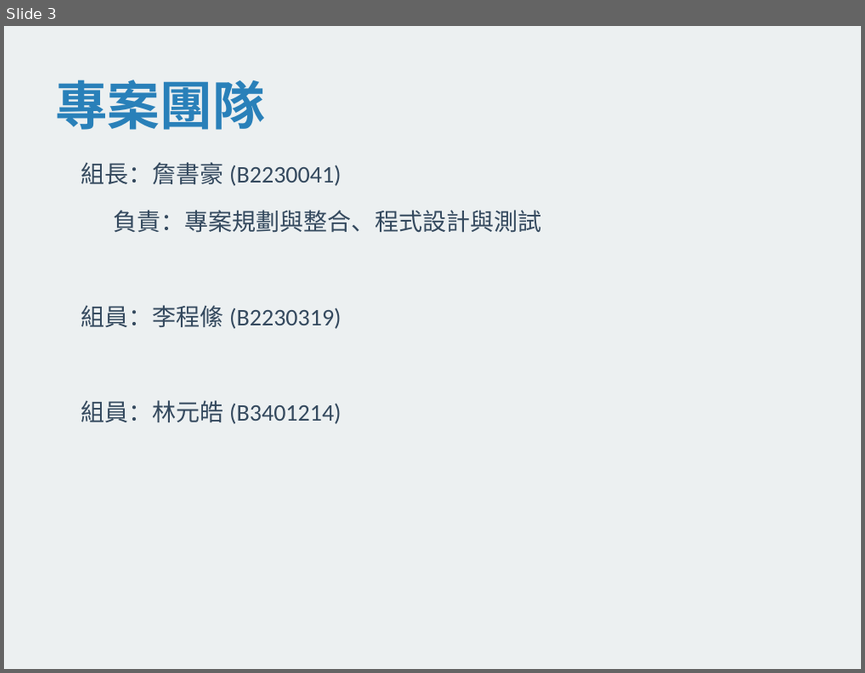
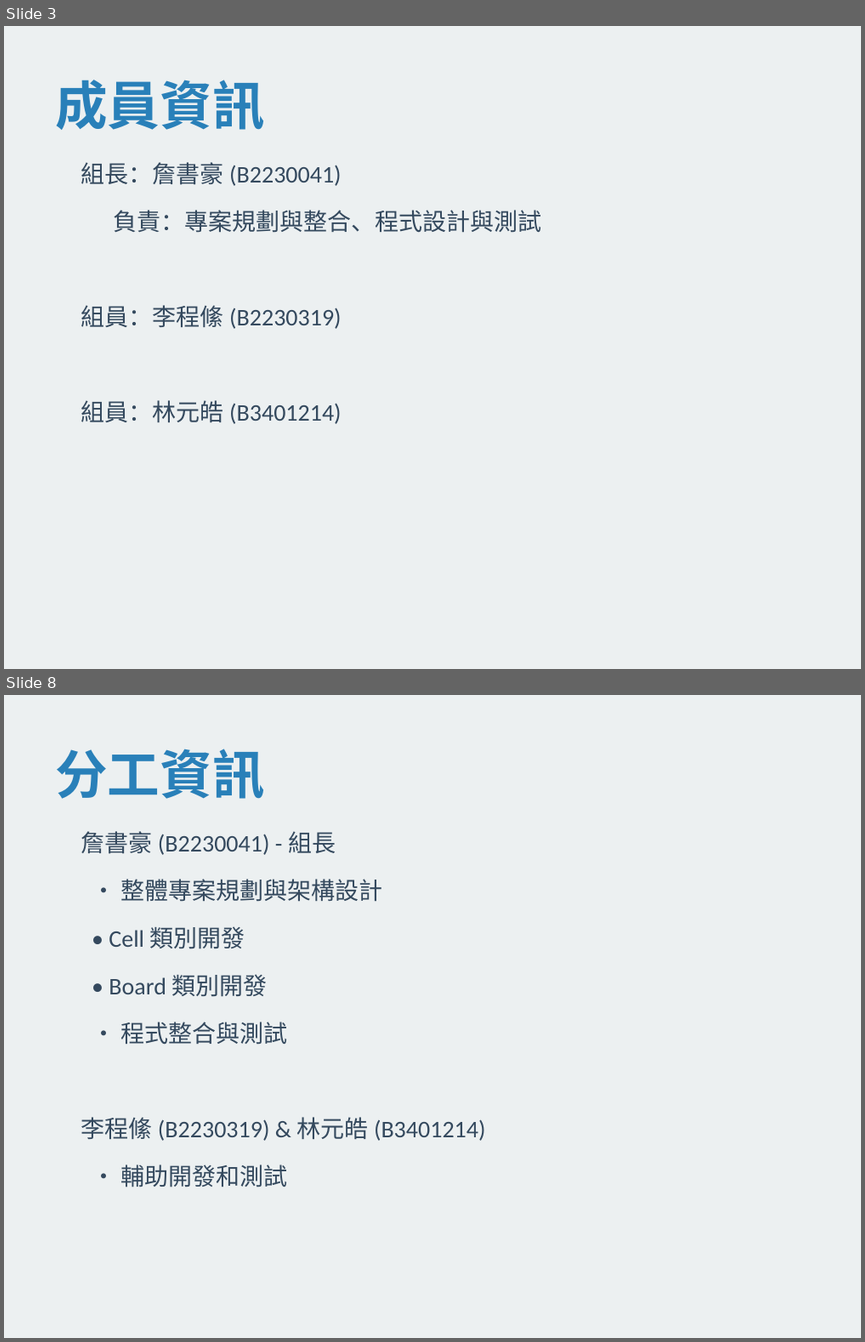
Before and after one commit to XJacksonChrisX/minesweeper, a slide deck: 踩地雷遊戲_專題報告.pptx. Shown one above the other, each under a label of ours: slide 3 before the commit, slides 3 and 8 after it; the slides between them are not shown. The pictures are 865x673 and 865x1342 pixels, drawn with LibreOffice and Linux fonts; fonts in the diff are those of the drawing. Boxes give left, top, right and bottom in pixels: in the first picture for what was removed or moved away, otherwise in the second. Text is boxed around its words. In the diff, an @@ line names an element or a change of style, - is before the commit and + after.

```diff
--- a/踩地雷遊戲_專題報告.pptx
+++ b/踩地雷遊戲_專題報告.pptx
@@ slide 8 added at box(4, 695, 861, 1338), background #ECF0F1 @@
@@ text added at box(55, 749, 264, 799), 44 pt, text #2980B9, bold @@
+分工資訊
@@ text added at box(81, 831, 486, 1187), 20 pt, text #34495E @@
+詹書豪 (B2230041) - 組長
+• 整體專案規劃與架構設計
+• Cell 類別開發
+• Board 類別開發
+• 程式整合與測試
+李程絛 (B2230319) & 林元皓 (B3401214)
+• 輔助開發和測試
@@ slide 3 changed as well @@
@@ text at box(55, 80, 264, 130): text changed @@
-專案團隊
+成員資訊
```
Also in this commit, not shown: 3 other slides changed, 4 other slides added, 7 slides removed.
